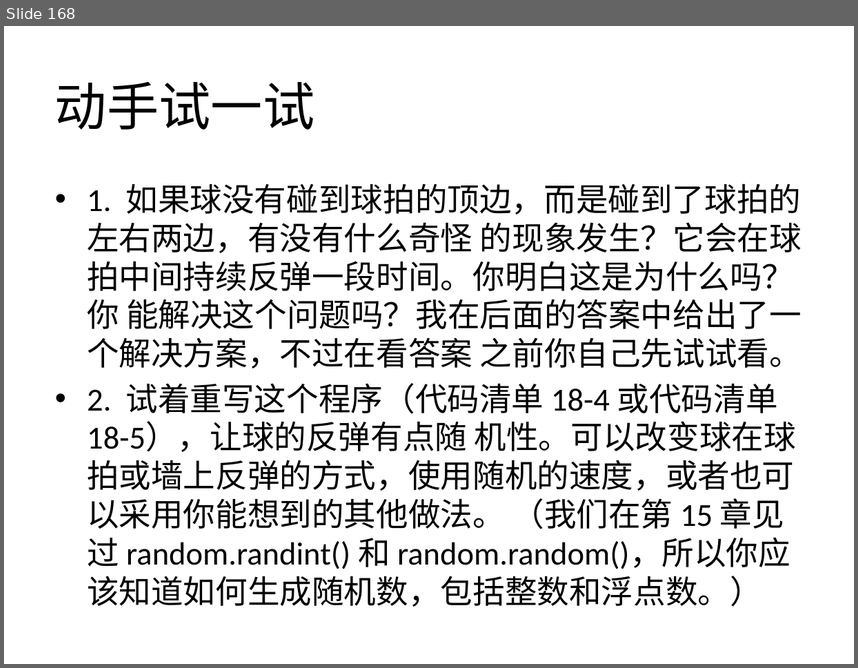
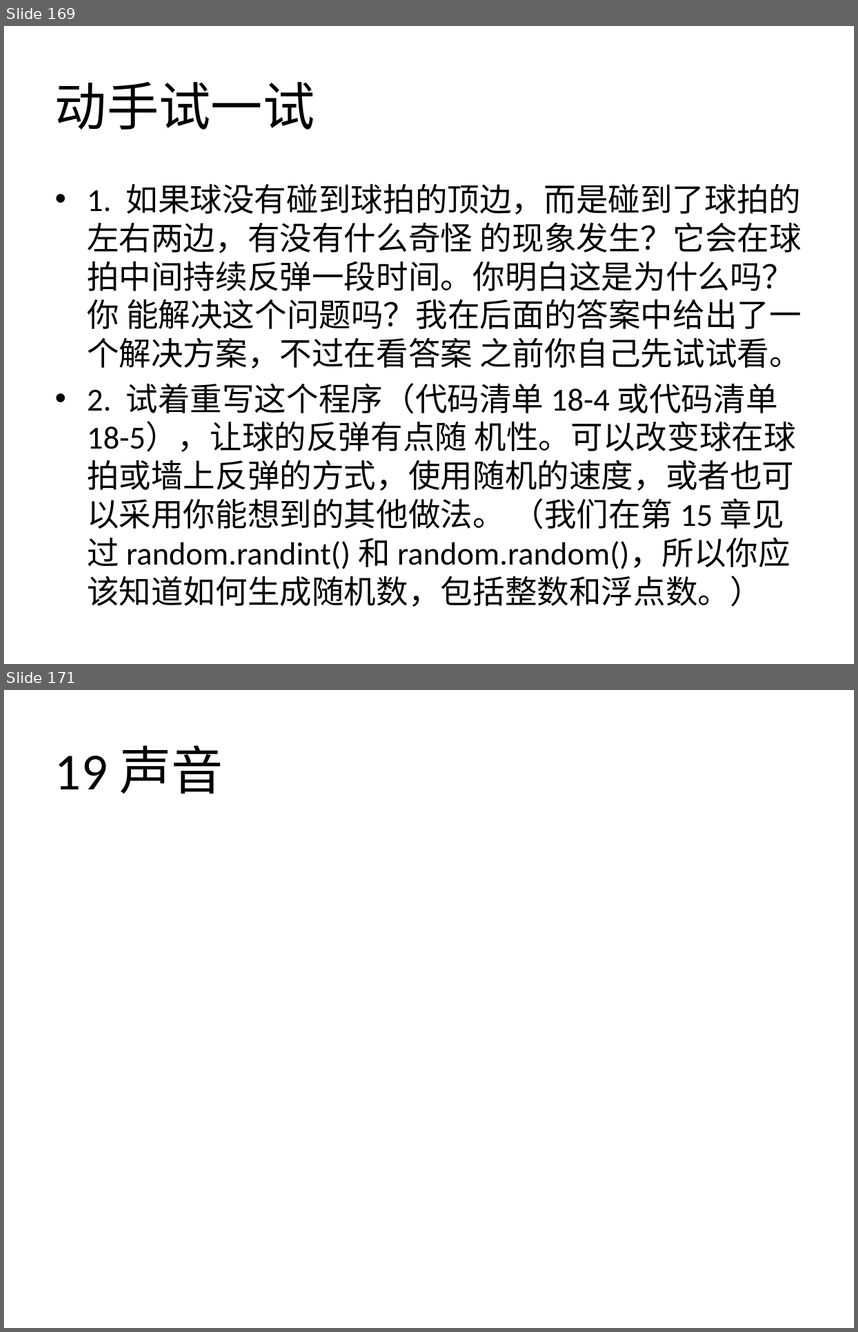
Before and after one commit to zhinan18/Python3, a slide deck: readme/Python3.pptx. Shown one above the other, each under a label of ours: slide 168 before the commit, slides 169 and 171 after it; the slides between them are not shown. The pictures are 858x668 and 858x1332 pixels, drawn with LibreOffice and Linux fonts; fonts in the diff are those of the drawing. Boxes give left, top, right and bottom in pixels: in the first picture for what was removed or moved away, otherwise in the second. Text is boxed around its words. In the diff, an @@ line names an element or a change of style, - is before the commit and + after.

```diff
--- a/readme/Python3.pptx
+++ b/readme/Python3.pptx
@@ slide 171 added at box(4, 690, 854, 1328), background #FFFFFF @@
@@ title added at box(55, 745, 223, 793), 44 pt, text #000000 @@
+19 声音
@@ what was slide 168 is now slide 169 @@
```
Also in this commit, not shown: 2 slides changed, 24 other slides added, 17 other files.
